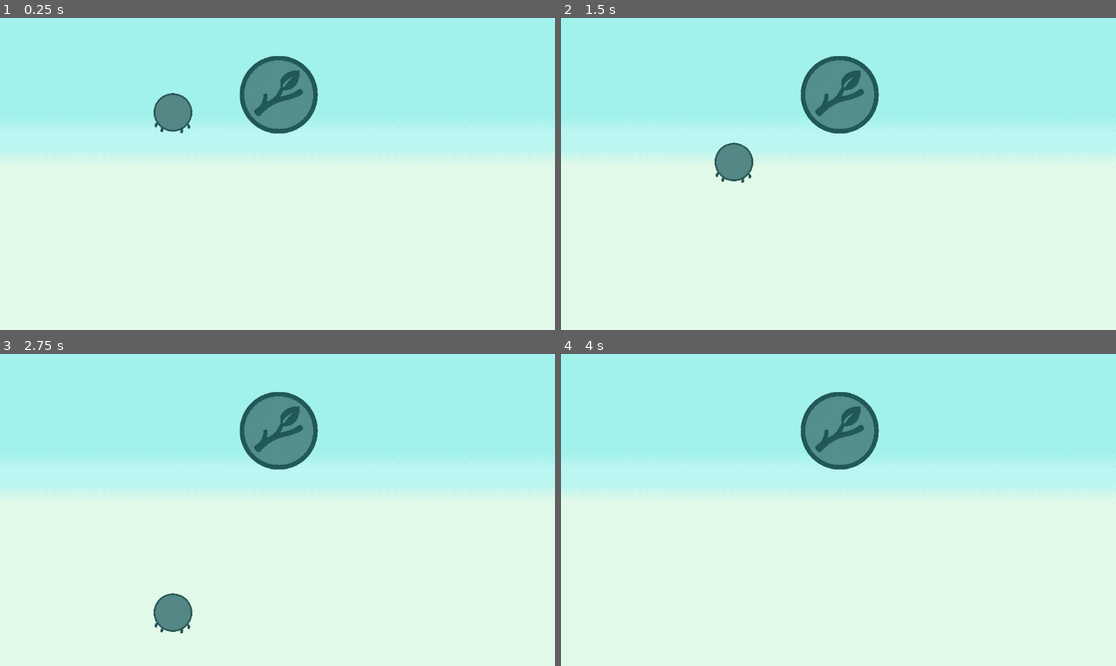
Above: before the commit, frames 1-4 (two rows, left to right).
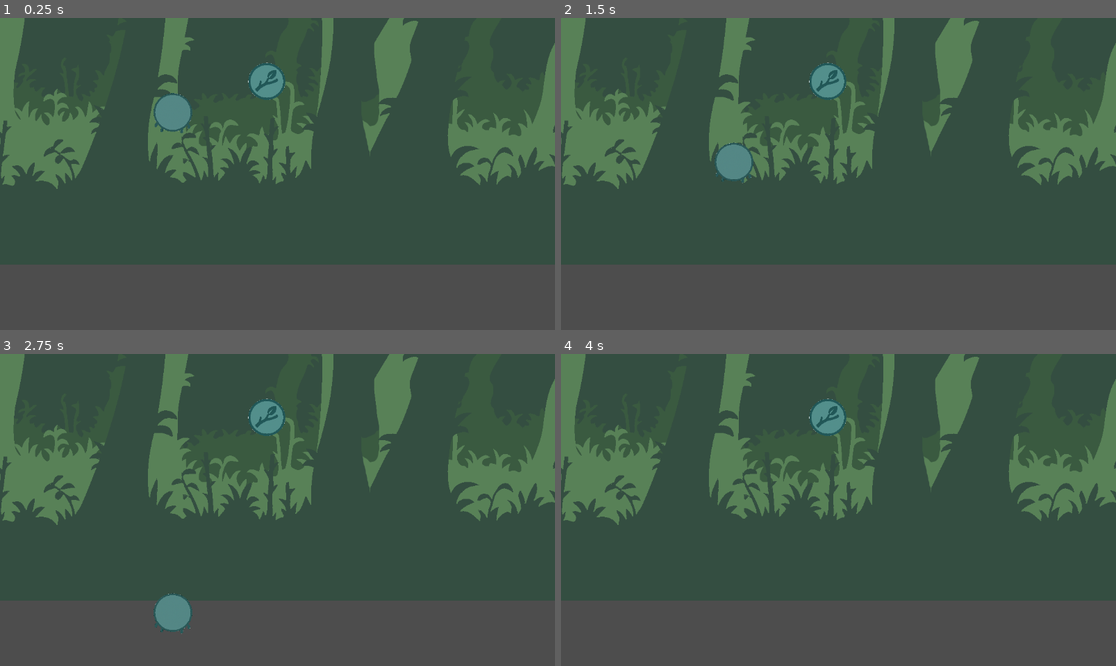
Above: after the commit, the same moments.

Repository: piperinnshall/pp-jam-25
Game: Godot game, scene res://src/Main.tscn
Two runs of this game, one before a commit and one after it. Both use one fixed random seed, a clock stepped at 60 frames per second and the inputs below. Before the commit the project starts from res://world.tscn.
Inputs (mouse positions are in pixels of both pictures, inside the frame that each line leads up to):
- Up to frame 1 (0.25 s): no input
- Up to frame 2 (1.5 s): tap Enter (ui_accept) at 0.5 s; move the mouse to (960, 158) at 0.52 s; hold Right mouse button (retract) 0.53-1.28 s; hold D (right) from 0.53 s (still down); click (960, 158) at 0.67 s; tap Space (jump) at 0.77 s; move the mouse to (727, 189) at 1.27 s; click (727, 189) at 1.35 s
- Up to frame 3 (2.75 s): tap Space (jump) at 1.52 s; move the mouse to (333, 441) at 2.02 s; release D (right) at 2.03 s; hold A (left) from 2.03 s (still down); hold Right mouse button (retract) from 2.03 s (still down)
- Up to frame 4 (4 s): move the mouse to (810, 572) at 2.77 s; release A (left) at 2.78 s; release Right mouse button (retract) at 2.78 s; hold D (right) from 2.78 s (still down); click (810, 572) at 2.85 s; tap Space (jump) at 3.02, 3.77 s; move the mouse to (1005, 556) at 3.52 s; hold Right mouse button (retract) from 3.53 s (still down)

The runs differ from the first frame. In frame 1, 99% of the frame differs, in the area x 0-100%, y 0-100%; in frame 2, 99%; in frame 3, 99%; in frame 4, 99%.

Commit message:
refactor: Move all files

Diff:
--- a/Background.tscn
+++ /dev/null
@@ -1,37 +0,0 @@
-[gd_scene load_steps=5 format=3 uid="uid://jx4thi173rgl"]
-
-[ext_resource type="Texture2D" uid="uid://dij3sxrj0dnfo" path="res://ChatGPT Image Jun 21, 2025, 11_43_27 AM (4).png" id="1_8xc84"]
-[ext_resource type="Texture2D" uid="uid://bqxavrgsqo2c4" path="res://ChatGPT Image Jun 21, 2025, 11_43_27 AM (8).png" id="2_ynkqc"]
-[ext_resource type="Texture2D" uid="uid://dx572exdhawom" path="res://ChatGPT Image Jun 21, 2025, 11_43_27 AM (7).png" id="3_ahmgh"]
-[ext_resource type="Texture2D" uid="uid://djqtjqtlpjxxg" path="res://ChatGPT Image Jun 21, 2025, 11_43_27 AM (6).png" id="4_nsm5t"]
-
-[node name="Node2D" type="Node2D"]
-
-[node name="Parallax2D" type="ParallaxBackground" parent="."]
-
-[node name="ParallaxLayer" type="ParallaxLayer" parent="Parallax2D"]
-motion_mirroring = Vector2(1536, 0)
-
-[node name="Sprite2D" type="Sprite2D" parent="Parallax2D/ParallaxLayer"]
-texture = ExtResource("1_8xc84")
-
-[node name="ParallaxLayer2" type="ParallaxLayer" parent="Parallax2D"]
-motion_scale = Vector2(0.3, 0.3)
-motion_mirroring = Vector2(1536, 0)
-
-[node name="Sprite2D" type="Sprite2D" parent="Parallax2D/ParallaxLayer2"]
-texture = ExtResource("2_ynkqc")
-
-[node name="ParallaxLayer3" type="ParallaxLayer" parent="Parallax2D"]
-motion_scale = Vector2(0.2, 0.2)
-motion_mirroring = Vector2(1536, 0)
-
-[node name="Sprite2D" type="Sprite2D" parent="Parallax2D/ParallaxLayer3"]
-texture = ExtResource("3_ahmgh")
-
-[node name="ParallaxLayer4" type="ParallaxLayer" parent="Parallax2D"]
-motion_scale = Vector2(0.1, 0.1)
-motion_mirroring = Vector2(1536, 0)
-
-[node name="Sprite2D" type="Sprite2D" parent="Parallax2D/ParallaxLayer4"]
-texture = ExtResource("4_nsm5t")
--- a/Platform.tscn
+++ /dev/null
@@ -1,14 +0,0 @@
-[gd_scene load_steps=3 format=3 uid="uid://dodgqrpoyhwmi"]
-
-[ext_resource type="Texture2D" uid="uid://cfj10eeqv5ouv" path="res://ChatGPT Image Jun 21, 2025, 11_43_27 AM (10).png" id="1_ibub6"]
-
-[sub_resource type="CircleShape2D" id="CircleShape2D_h1g3r"]
-
-[node name="Node2D" type="StaticBody2D"]
-
-[node name="CollisionShape2D" type="CollisionShape2D" parent="."]
-shape = SubResource("CircleShape2D_h1g3r")
-
-[node name="Sprite2D" type="Sprite2D" parent="CollisionShape2D" groups=["Hookable"]]
-scale = Vector2(0.0420478, 0.0420478)
-texture = ExtResource("1_ibub6")
--- a/player.tscn
+++ /dev/null
@@ -1,20 +0,0 @@
-[gd_scene load_steps=4 format=3 uid="uid://ca2mjl3kgpx36"]
-
-[ext_resource type="Script" uid="uid://haqqwpiswtsg" path="res://player.gd" id="1_2kdwn"]
-[ext_resource type="Texture2D" uid="uid://bdp4xtnojdc25" path="res://ChatGPT Image Jun 21, 2025, 11_43_27 AM (9).png" id="2_hqtel"]
-
-[sub_resource type="CircleShape2D" id="CircleShape2D_6oxxb"]
-radius = 34.7131
-
-[node name="Player" type="RigidBody2D"]
-lock_rotation = true
-script = ExtResource("1_2kdwn")
-
-[node name="Sprite2D" type="Sprite2D" parent="."]
-scale = Vector2(0.110273, 0.110273)
-texture = ExtResource("2_hqtel")
-
-[node name="CollisionShape2D" type="CollisionShape2D" parent="."]
-shape = SubResource("CircleShape2D_6oxxb")
-
-[node name="RayCast2D" type="RayCast2D" parent="."]
--- a/project.godot
+++ b/project.godot
@@ -10,8 +10,8 @@
 
 [application]
 
-config/name="HookShot"
-run/main_scene="uid://8nnhaiuf5taq"
+config/name="pp-jam-25"
+run/main_scene="res://src/Main.tscn"
 config/features=PackedStringArray("4.4", "Forward Plus")
 config/icon="res://icon.svg"
 
--- /dev/null
+++ b/src/Main.tscn
@@ -0,0 +1,10 @@
+[gd_scene load_steps=3 format=3 uid="uid://btmogh3frh2xg"]
+
+[ext_resource type="PackedScene" uid="uid://8nnhaiuf5taq" path="res://src/scenes/level/World.tscn" id="1_hk4rc"]
+[ext_resource type="PackedScene" uid="uid://jx4thi173rgl" path="res://src/scenes/level/Background.tscn" id="2_chrbn"]
+
+[node name="Main" type="Node2D"]
+
+[node name="World" parent="." instance=ExtResource("1_hk4rc")]
+
+[node name="Node2D" parent="." instance=ExtResource("2_chrbn")]
--- /dev/null
+++ b/src/scenes/level/Background.tscn
@@ -0,0 +1,37 @@
+[gd_scene load_steps=5 format=3 uid="uid://jx4thi173rgl"]
+
+[ext_resource type="Texture2D" uid="uid://dij3sxrj0dnfo" path="res://assets/sprites/back4.png" id="1_8xc84"]
+[ext_resource type="Texture2D" uid="uid://bqxavrgsqo2c4" path="res://assets/sprites/back3.png" id="2_ynkqc"]
+[ext_resource type="Texture2D" uid="uid://dx572exdhawom" path="res://assets/sprites/back2.png" id="3_ahmgh"]
+[ext_resource type="Texture2D" uid="uid://djqtjqtlpjxxg" path="res://assets/sprites/back1.png" id="4_nsm5t"]
+
+[node name="Node2D" type="Node2D"]
+
+[node name="Parallax2D" type="ParallaxBackground" parent="."]
+
+[node name="ParallaxLayer4" type="ParallaxLayer" parent="Parallax2D"]
+motion_mirroring = Vector2(1536, 0)
+
+[node name="Back4" type="Sprite2D" parent="Parallax2D/ParallaxLayer4"]
+texture = ExtResource("1_8xc84")
+
+[node name="ParallaxLayer5" type="ParallaxLayer" parent="Parallax2D"]
+motion_scale = Vector2(0.3, 0.3)
+motion_mirroring = Vector2(1536, 0)
+
+[node name="Back3" type="Sprite2D" parent="Parallax2D/ParallaxLayer5"]
+texture = ExtResource("2_ynkqc")
+
+[node name="ParallaxLayer2" type="ParallaxLayer" parent="Parallax2D"]
+motion_scale = Vector2(0.2, 0.2)
+motion_mirroring = Vector2(1536, 0)
+
+[node name="Back2" type="Sprite2D" parent="Parallax2D/ParallaxLayer2"]
+texture = ExtResource("3_ahmgh")
+
+[node name="ParallaxLayer1" type="ParallaxLayer" parent="Parallax2D"]
+motion_scale = Vector2(0.1, 0.1)
+motion_mirroring = Vector2(1536, 0)
+
+[node name="Back1" type="Sprite2D" parent="Parallax2D/ParallaxLayer1"]
+texture = ExtResource("4_nsm5t")
--- /dev/null
+++ b/src/scenes/level/Platform.tscn
@@ -0,0 +1,15 @@
+[gd_scene load_steps=3 format=3 uid="uid://dodgqrpoyhwmi"]
+
+[ext_resource type="Texture2D" uid="uid://cfj10eeqv5ouv" path="res://assets/sprites/hookable.png" id="1_ibub6"]
+
+[sub_resource type="CircleShape2D" id="CircleShape2D_h1g3r"]
+radius = 36.6742
+
+[node name="Platform" type="StaticBody2D" groups=["Hookable"]]
+
+[node name="CollisionShape2D" type="CollisionShape2D" parent="."]
+shape = SubResource("CircleShape2D_h1g3r")
+
+[node name="Sprite2D" type="Sprite2D" parent="CollisionShape2D" groups=["Hookable"]]
+scale = Vector2(0.165568, 0.165568)
+texture = ExtResource("1_ibub6")
--- /dev/null
+++ b/src/scenes/level/World.tscn
@@ -0,0 +1,60 @@
+[gd_scene load_steps=7 format=3 uid="uid://8nnhaiuf5taq"]
+
+[ext_resource type="PackedScene" uid="uid://ca2mjl3kgpx36" path="res://src/scenes/player/Player.tscn" id="1_anib2"]
+[ext_resource type="Texture2D" uid="uid://bhec7lc1vx355" path="res://assets/sprites/white_line.jpg" id="2_htt26"]
+[ext_resource type="Texture2D" uid="uid://mbnswdow3wbl" path="res://assets/sprites/leaf.png" id="3_mejed"]
+[ext_resource type="PackedScene" uid="uid://dodgqrpoyhwmi" path="res://src/scenes/level/Platform.tscn" id="4_1lrdt"]
+
+[sub_resource type="PhysicsMaterial" id="PhysicsMaterial_bolhf"]
+friction = 0.0
+bounce = 0.17
+
+[sub_resource type="CircleShape2D" id="CircleShape2D_ceco4"]
+
+[node name="World" type="Node2D"]
+
+[node name="Camera2D" type="Camera2D" parent="."]
+position = Vector2(577, 327)
+
+[node name="PinJoint2D" type="PinJoint2D" parent="."]
+position = Vector2(117, 37)
+node_a = NodePath("../Player")
+disable_collision = false
+softness = 16.0
+motor_target_velocity = 1.39626
+
+[node name="Player" parent="." node_paths=PackedStringArray("hook", "pinjoint") instance=ExtResource("1_anib2")]
+position = Vector2(360, 198)
+physics_material_override = SubResource("PhysicsMaterial_bolhf")
+lock_rotation = false
+contact_monitor = true
+max_contacts_reported = 2
+hook = NodePath("../HookPoint")
+pinjoint = NodePath("../PinJoint2D")
+
+[node name="Line2D" type="Line2D" parent="Player"]
+texture_repeat = 2
+position = Vector2(0.175957, 0.301231)
+scale = Vector2(1.0176, 1.03012)
+points = PackedVector2Array(0, 0, 130.527, 20.0935)
+width = 1.665
+texture = ExtResource("2_htt26")
+texture_mode = 1
+sharp_limit = 200.0
+
+[node name="HookPoint" type="StaticBody2D" parent="."]
+
+[node name="CollisionShape2D" type="CollisionShape2D" parent="HookPoint"]
+shape = SubResource("CircleShape2D_ceco4")
+
+[node name="Sprite2D" type="Sprite2D" parent="HookPoint"]
+position = Vector2(-15, 1)
+rotation = 1.0115
+scale = Vector2(0.0751025, 0.0751025)
+texture = ExtResource("3_mejed")
+
+[node name="Marker2D" type="Marker2D" parent="HookPoint"]
+position = Vector2(-32, 0)
+
+[node name="Platform" parent="." instance=ExtResource("4_1lrdt")]
+position = Vector2(555, 135)
--- /dev/null
+++ b/src/scenes/player/HookPoint.tscn
@@ -0,0 +1,19 @@
+[gd_scene load_steps=3 format=3 uid="uid://dlla66e254khm"]
+
+[ext_resource type="Texture2D" uid="uid://mbnswdow3wbl" path="res://assets/sprites/leaf.png" id="1_babrl"]
+
+[sub_resource type="CircleShape2D" id="CircleShape2D_otevc"]
+
+[node name="HookPoint" type="StaticBody2D"]
+
+[node name="CollisionShape2D" type="CollisionShape2D" parent="."]
+shape = SubResource("CircleShape2D_otevc")
+
+[node name="Sprite2D" type="Sprite2D" parent="."]
+position = Vector2(-15, 1)
+rotation = 1.0115
+scale = Vector2(0.0751025, 0.0751025)
+texture = ExtResource("1_babrl")
+
+[node name="Marker2D" type="Marker2D" parent="."]
+position = Vector2(-32, 0)
--- /dev/null
+++ b/src/scenes/player/Player.tscn
@@ -0,0 +1,20 @@
+[gd_scene load_steps=4 format=3 uid="uid://ca2mjl3kgpx36"]
+
+[ext_resource type="Script" uid="uid://haqqwpiswtsg" path="res://src/scripts/player/player.gd" id="1_2kdwn"]
+[ext_resource type="Texture2D" uid="uid://bdp4xtnojdc25" path="res://assets/sprites/caterpillar.png" id="2_hqtel"]
+
+[sub_resource type="CircleShape2D" id="CircleShape2D_6oxxb"]
+radius = 34.7131
+
+[node name="Player" type="RigidBody2D"]
+lock_rotation = true
+script = ExtResource("1_2kdwn")
+
+[node name="Sprite2D" type="Sprite2D" parent="."]
+scale = Vector2(0.110273, 0.110273)
+texture = ExtResource("2_hqtel")
+
+[node name="CollisionShape2D" type="CollisionShape2D" parent="."]
+shape = SubResource("CircleShape2D_6oxxb")
+
+[node name="RayCast2D" type="RayCast2D" parent="."]
--- a/world.tscn
+++ /dev/null
@@ -1,69 +0,0 @@
-[gd_scene load_steps=8 format=3 uid="uid://8nnhaiuf5taq"]
-
-[ext_resource type="PackedScene" uid="uid://ca2mjl3kgpx36" path="res://player.tscn" id="1_gpvmk"]
-[ext_resource type="Texture2D" uid="uid://b1etgd0ybmxp4" path="res://sky.png" id="1_qfokq"]
-[ext_resource type="Texture2D" uid="uid://bhec7lc1vx355" path="res://05b4fbc3f169175e6deb97b3977175b6.jpg" id="3_036b0"]
-[ext_resource type="Texture2D" uid="uid://mbnswdow3wbl" path="res://ChatGPT Image Jun 21, 2025, 11_43_27 AM (11).png" id="4_036b0"]
-[ext_resource type="PackedScene" uid="uid://dodgqrpoyhwmi" path="res://Platform.tscn" id="5_036b0"]
-
-[sub_resource type="PhysicsMaterial" id="PhysicsMaterial_bolhf"]
-friction = 0.0
-bounce = 0.17
-
-[sub_resource type="CircleShape2D" id="CircleShape2D_ceco4"]
-
-[node name="World" type="Node2D"]
-
-[node name="TextureRect" type="TextureRect" parent="."]
-offset_right = 556.0
-offset_bottom = 304.0
-scale = Vector2(2.16, 2.16)
-texture = ExtResource("1_qfokq")
-stretch_mode = 1
-
-[node name="Camera2D" type="Camera2D" parent="."]
-position = Vector2(577, 327)
-
-[node name="PinJoint2D" type="PinJoint2D" parent="."]
-position = Vector2(117, 37)
-node_a = NodePath("../Player")
-disable_collision = false
-softness = 16.0
-motor_target_velocity = 1.39626
-
-[node name="Player" parent="." node_paths=PackedStringArray("hook", "pinjoint") instance=ExtResource("1_gpvmk")]
-position = Vector2(360, 198)
-physics_material_override = SubResource("PhysicsMaterial_bolhf")
-lock_rotation = false
-contact_monitor = true
-max_contacts_reported = 2
-hook = NodePath("../HookPoint")
-pinjoint = NodePath("../PinJoint2D")
-
-[node name="Line2D" type="Line2D" parent="Player"]
-texture_repeat = 2
-position = Vector2(0.175957, 0.301231)
-scale = Vector2(1.0176, 1.03012)
-points = PackedVector2Array(0, 0, 130.527, 20.0935)
-width = 1.665
-texture = ExtResource("3_036b0")
-texture_mode = 1
-sharp_limit = 200.0
-
-[node name="HookPoint" type="StaticBody2D" parent="."]
-
-[node name="CollisionShape2D" type="CollisionShape2D" parent="HookPoint"]
-shape = SubResource("CircleShape2D_ceco4")
-
-[node name="Sprite2D" type="Sprite2D" parent="HookPoint"]
-position = Vector2(-15, 1)
-rotation = 1.0115
-scale = Vector2(0.0751025, 0.0751025)
-texture = ExtResource("4_036b0")
-
-[node name="Marker2D" type="Marker2D" parent="HookPoint"]
-position = Vector2(-32, 0)
-
-[node name="Node2D" parent="." groups=["Hookable"] instance=ExtResource("5_036b0")]
-position = Vector2(580, 163)
-scale = Vector2(8.32, 8.32)
Not shown, removed: 05b4fbc3f169175e6deb97b3977175b6.jpg.import
Not shown, removed: ChatGPT Image Jun 21, 2025, 11_43_27 AM (10).png.import
Not shown, removed: ChatGPT Image Jun 21, 2025, 11_43_27 AM (11).png.import
Not shown, removed: ChatGPT Image Jun 21, 2025, 11_43_27 AM (4).png.import
Not shown, removed: ChatGPT Image Jun 21, 2025, 11_43_27 AM (6).png.import
Not shown, removed: ChatGPT Image Jun 21, 2025, 11_43_27 AM (7).png.import
Not shown, removed: ChatGPT Image Jun 21, 2025, 11_43_27 AM (8).png.import
Not shown, removed: ChatGPT Image Jun 21, 2025, 11_43_27 AM (9).png.import
Renamed: ChatGPT Image Jun 21, 2025, 11_43_27 AM (6).png -> assets/sprites/back1.png
Not shown, added: assets/sprites/back1.png.import
Renamed: ChatGPT Image Jun 21, 2025, 11_43_27 AM (7).png -> assets/sprites/back2.png
Not shown, added: assets/sprites/back2.png.import
(and 31 more such lines)
